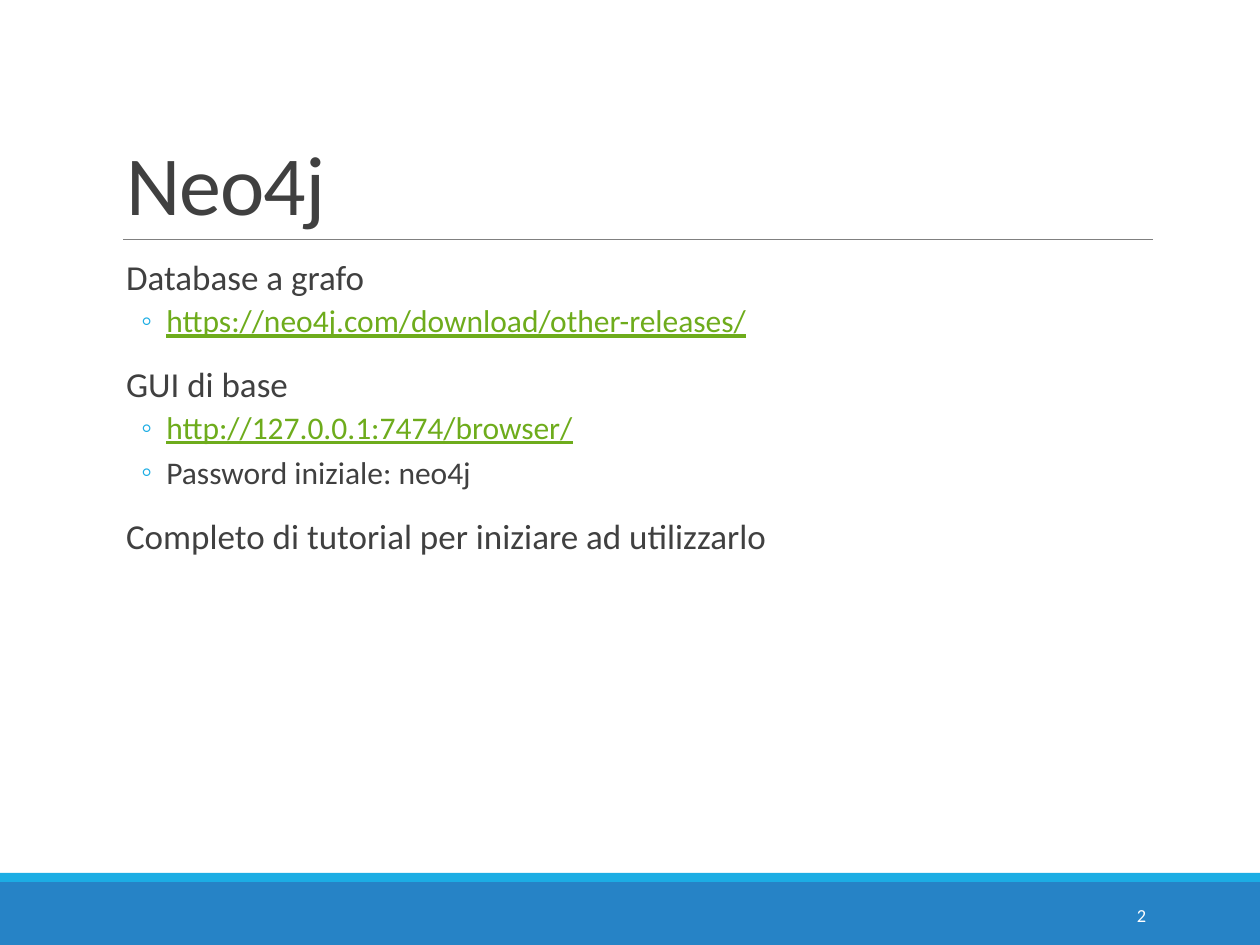
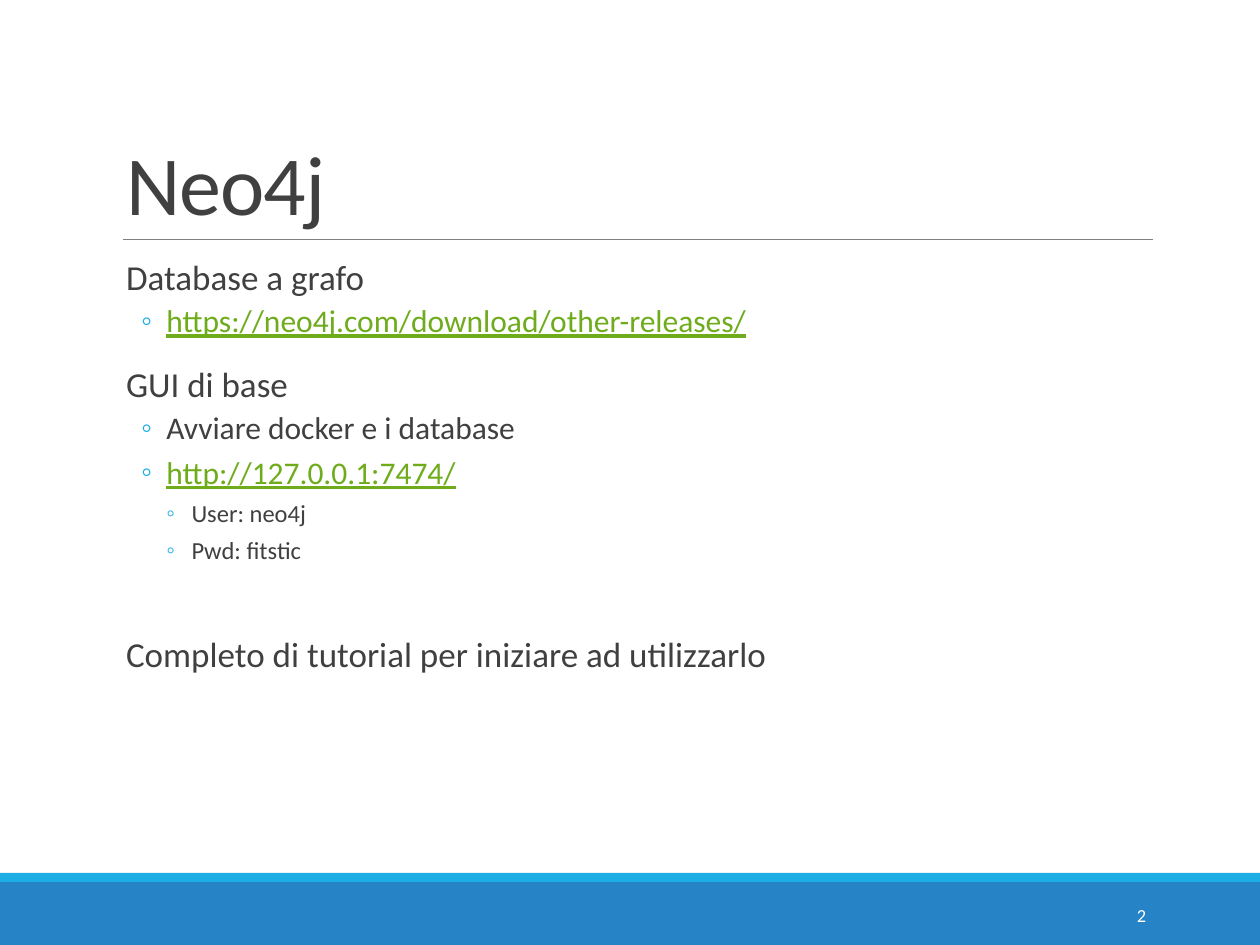
Before and after one commit to w4bo/teaching-nosql, a slide deck: slide 2 of slides/04 - E4 - Neo4j.pptx. Drawn at 1260x945 pixels with LibreOffice and Linux fonts; fonts in the diff are those of the drawing. Boxes give left, top, right and bottom in pixels: in the first picture for what was removed or moved away, otherwise in the second. Text is boxed around its words. In the diff, an @@ line names an element or a change of style, - is before the commit and + after.

Commit message:
update slides

```diff
--- a/slides/04 - E4 - Neo4j.pptx
+++ b/slides/04 - E4 - Neo4j.pptx
@@ text at bbox=[166, 417, 515, 559]: text changed; text colour #6EAC1C to #404040 @@
-  ◦ http://127.0.0.1:7474/browser/
-  ◦ Password iniziale: neo4j
+  ◦ Avviare docker e i database
+  ◦ http://127.0.0.1:7474/
+    ◦ User: neo4j
+    ◦ Pwd: fitstic
```
Also in this commit, not shown: 2 other slides changed, 1 slide added, 22 other files.
